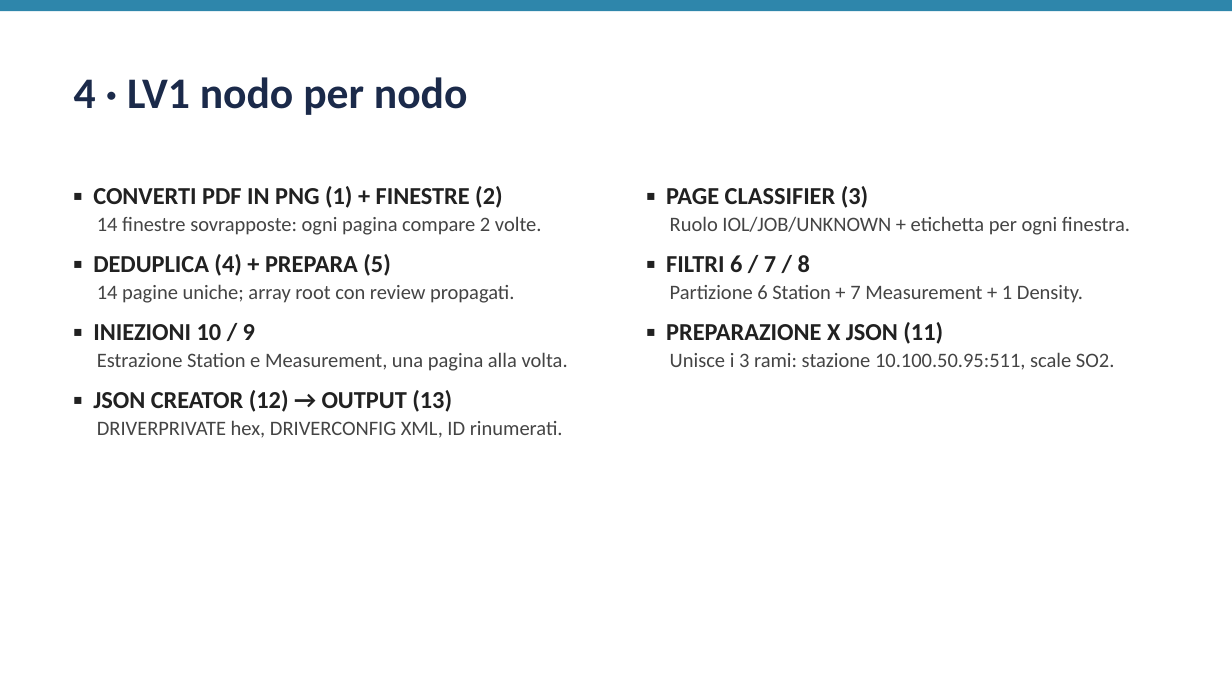
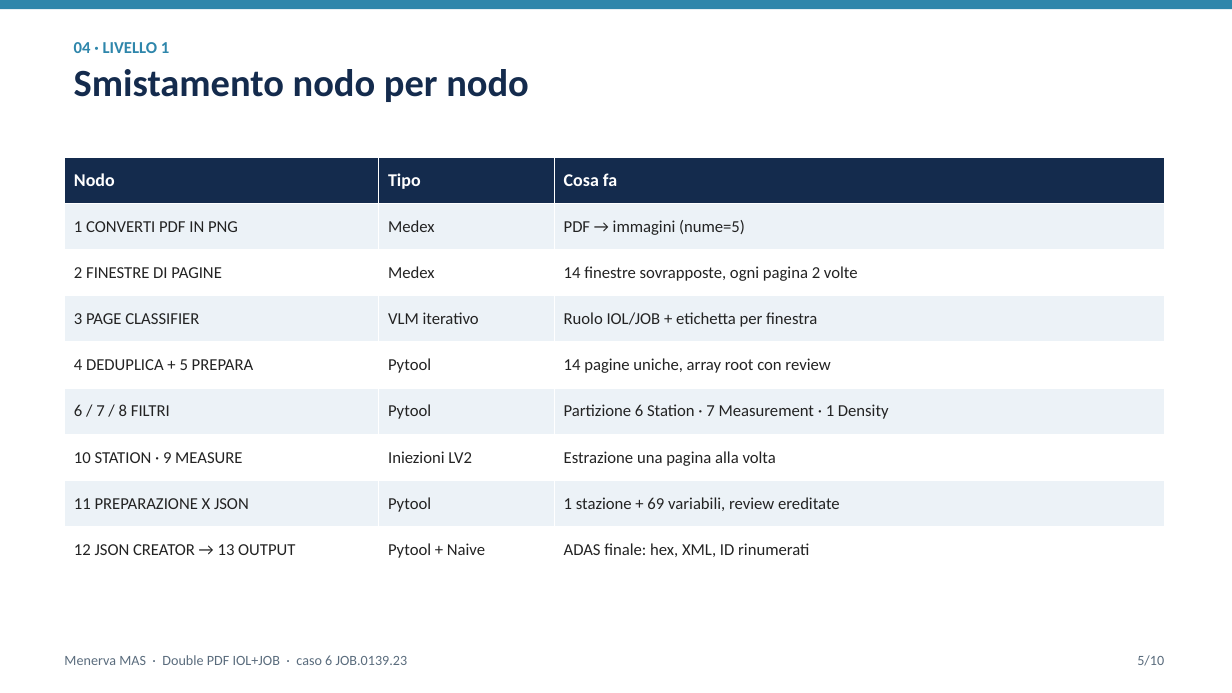
Before and after one commit to melouadi-ai/Menerva, a slide deck: slide 5 of myhydra/double_pdf/presentazione_double_pdf.pptx. Drawn at 1232x693 pixels with LibreOffice and Linux fonts; fonts in the diff are those of the drawing. Boxes give left, top, right and bottom in pixels: in the first picture for what was removed or moved away, otherwise in the second. Text is boxed around its words. In the diff, an @@ line names an element or a change of style, - is before the commit and + after.

Commit message:
2026-10-05 18:05 — Presentazione Double PDF: nuovo .pptx + documento, verità caso 7 (test + fixture run2)

```diff
--- a/myhydra/double_pdf/presentazione_double_pdf.pptx
+++ b/myhydra/double_pdf/presentazione_double_pdf.pptx
@@ text at [74,42,529,102]: text changed; size 34 to 30 pt; text colour #1B2A4A to #142B4D @@
-4 · LV1 nodo per nodo
+04 · LIVELLO 1
+Smistamento nodo per nodo
@@ table added at [65,157,1165,573], 9 rows, 3 columns @@
+Nodo | Tipo | Cosa fa
+1 CONVERTI PDF IN PNG | Medex | PDF → immagini (nume=5)
+2 FINESTRE DI PAGINE | Medex | 14 finestre sovrapposte, ogni pagina 2 volte
+3 PAGE CLASSIFIER | VLM iterativo | Ruolo IOL/JOB + etichetta per finestra
+4 DEDUPLICA + 5 PREPARA | Pytool | 14 pagine uniche, array root con review
+6 / 7 / 8 FILTRI | Pytool | Partizione 6 Station · 7 Measurement · 1 Density
+10 STATION · 9 MEASURE | Iniezioni LV2 | Estrazione una pagina alla volta
+11 PREPARAZIONE X JSON | Pytool | 1 stazione + 69 variabili, review ereditate
+12 JSON CREATOR → 13 OUTPUT | Pytool + Naive | ADAS finale: hex, XML, ID rinumerati
@@ text removed at [93,186,568,438] @@
-▪ CONVERTI PDF IN PNG (1) + FINESTRE (2)
-14 finestre sovrapposte: ogni pagina compare 2 volte.
-▪ DEDUPLICA (4) + PREPARA (5)
-14 pagine uniche; array root con review propagati.
-▪ INIEZIONI 10 / 9
-Estrazione Station e Measurement, una pagina alla volta.
-▪ JSON CREATOR (12) → OUTPUT (13)
-DRIVERPRIVATE hex, DRIVERCONFIG XML, ID rinumerati.
@@ text removed at [666,186,1130,370] @@
-▪ PAGE CLASSIFIER (3)
-Ruolo IOL/JOB/UNKNOWN + etichetta per ogni finestra.
-▪ FILTRI 6 / 7 / 8
-Partizione 6 Station + 7 Measurement + 1 Density.
-▪ PREPARAZIONE X JSON (11)
-Unisce i 3 rami: stazione 10.100.50.95:511, scale SO2.
@@ text added at [64,655,408,665], 11 pt, text #5A6C7D @@
+Menerva MAS · Double PDF IOL+JOB · caso 6 JOB.0139.23
@@ text added at [1137,655,1164,666], 11 pt, text #5A6C7D @@
+5/10
```
Also in this commit, not shown: 3 other slides changed, 6 slides added, 5 slides removed, 5 other files.
